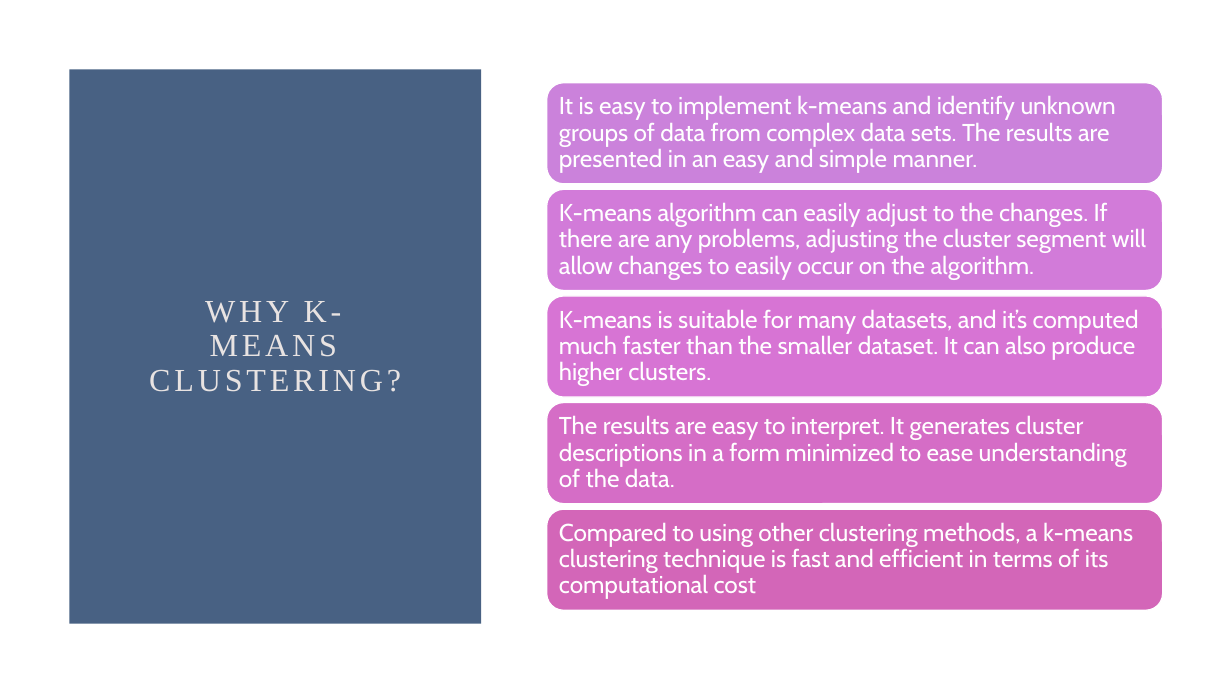
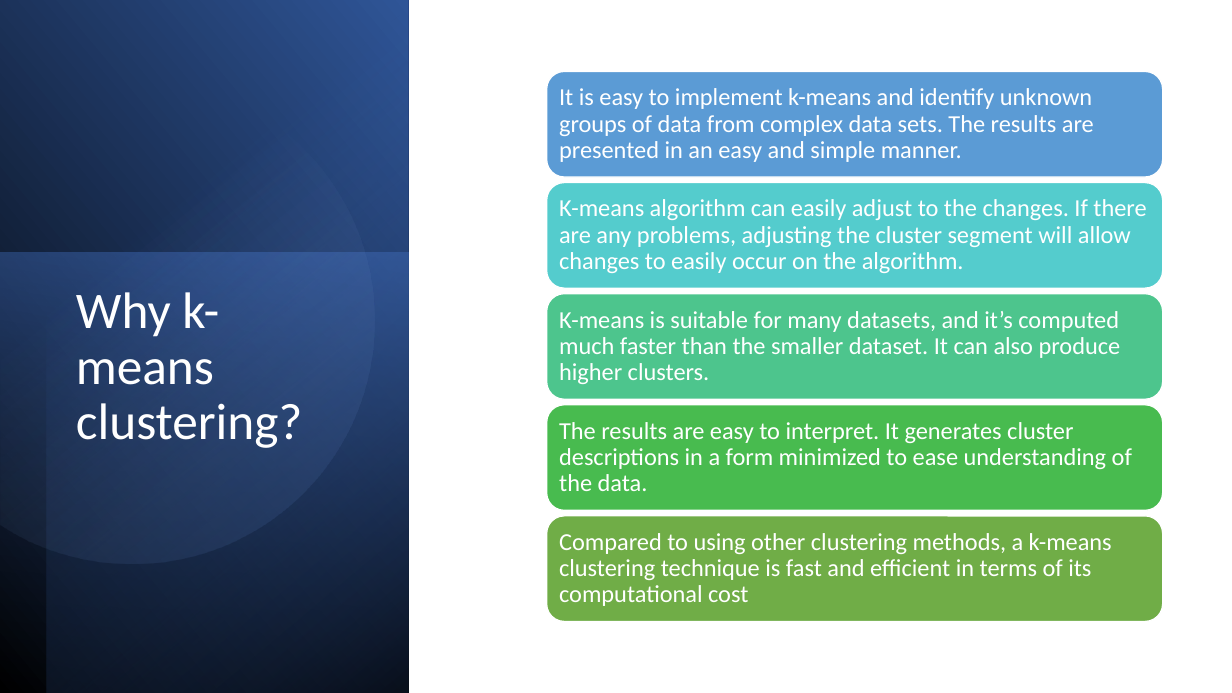
Before and after one commit to dsaulsb1/Fraud-Project, a slide deck: slide 19 of FraudProject2021.pptx (slide 20 before the commit). Drawn at 1232x693 pixels with LibreOffice and Linux fonts; fonts in the diff are those of the drawing. Boxes give left, top, right and bottom in pixels: in the first picture for what was removed or moved away, otherwise in the second. Text is boxed around its words. In the diff, an @@ line names an element or a change of style, - is before the commit and + after.

```diff
--- a/FraudProject2021.pptx
+++ b/FraudProject2021.pptx
@@ rectangle added at (x1=0, y1=0, x2=409, y2=693), fill gradient #000000 to #2F5597 @@
@@ rectangle at (x1=46, y1=0, x2=409, y2=693): fill #486183 to gradient #000000 to #4472C4; mirrored; rotation 0 to 270 degrees @@
@@ freeform shape added at (x1=0, y1=48, x2=419, y2=607), fill gradient #8FAADC to #2F5597 @@
@@ rounded rectangle resized from (x1=547, y1=83, x2=1164, y2=184) to (x1=547, y1=71, x2=1164, y2=177) @@
@@ rounded rectangle at (x1=547, y1=71, x2=1164, y2=177): fill #CB82DB to #5B9BD5 @@
@@ text "It is easy to implement ..." moved from (x1=559, y1=96, x2=1116, y2=173) to (x1=559, y1=88, x2=1094, y2=162) @@
@@ rounded rectangle resized from (x1=547, y1=189, x2=1164, y2=290) to (x1=547, y1=183, x2=1164, y2=288) @@
@@ rounded rectangle at (x1=547, y1=183, x2=1164, y2=288): fill #D27BD9 to #54CCCD @@
@@ rectangle added at (x1=0, y1=253, x2=409, y2=693), fill gradient #4472C4 to #203864 @@
@@ title "Why k-means clustering?" at (x1=76, y1=292, x2=302, y2=448): vertical alignment middle to top @@
@@ title at (x1=76, y1=292, x2=302, y2=448): text changed; size 25 to 40 pt; font Times New Roman to Calibri; text colour #E8E3E2 to #FFFFFF @@
-WHY K-MEANS CLUSTERING?
+Why k-means clustering?
@@ rounded rectangle at (x1=547, y1=294, x2=1164, y2=399): fill #D774D4 to #4DC58D @@
@@ rounded rectangle resized from (x1=547, y1=403, x2=1164, y2=504) to (x1=547, y1=405, x2=1164, y2=510) @@
@@ rounded rectangle at (x1=547, y1=405, x2=1164, y2=510): fill #D56DC6 to #48BB4F @@
@@ rounded rectangle resized from (x1=547, y1=509, x2=1164, y2=610) to (x1=547, y1=516, x2=1164, y2=621) @@
@@ rounded rectangle at (x1=547, y1=516, x2=1164, y2=621): fill #D366B8 to #70AD47 @@
@@ font Cabin to Calibri in 5 elements at (x1=559, y1=311, x2=1121, y2=384), (x1=559, y1=199, x2=1146, y2=273), (x1=559, y1=422, x2=1132, y2=491), (x1=559, y1=88, x2=1094, y2=162), (x1=559, y1=533, x2=1112, y2=606) @@
@@ text "Compared to using other clustering ..." moved from (x1=559, y1=522, x2=1133, y2=599) to (x1=559, y1=533, x2=1112, y2=606) @@
```
Also in this commit, not shown: 47 other slides changed, 1 slide added, 2 slides removed.
